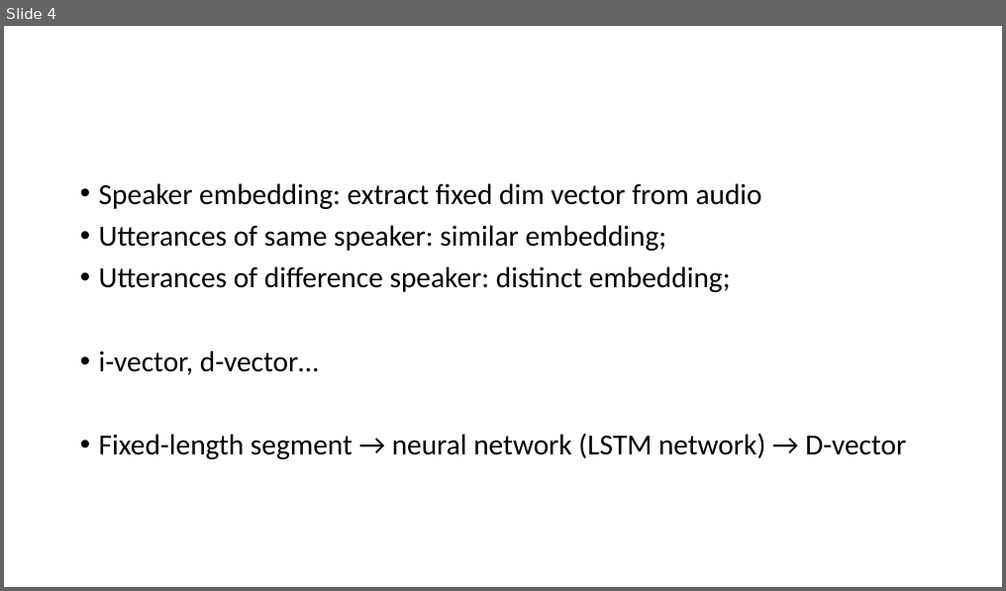
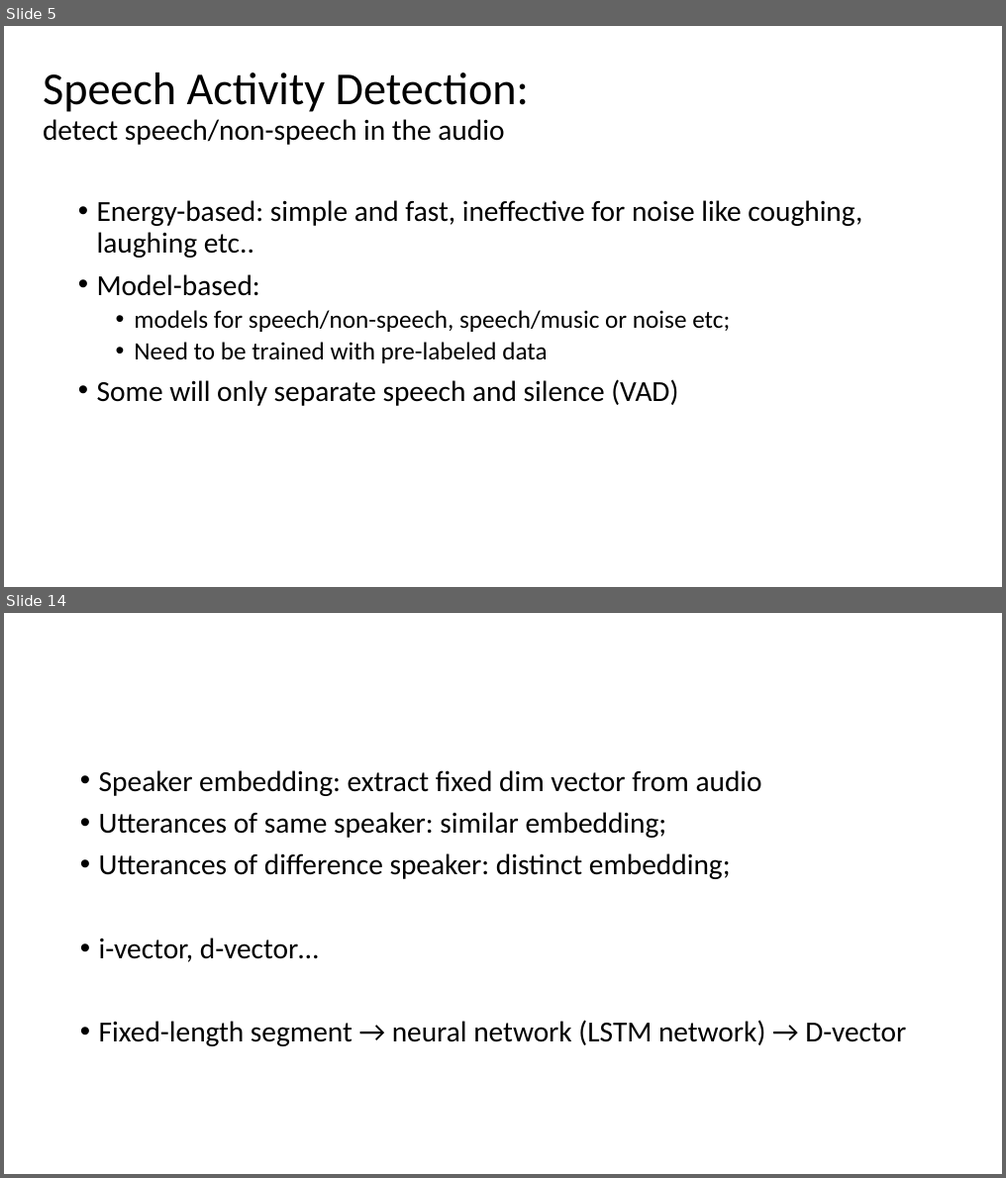
Before and after one commit to henryph/vba_project, a slide deck: speaker diarization.pptx. Shown one above the other, each under a label of ours: slide 4 before the commit, slides 5 and 14 after it; the slides between them are not shown. The pictures are 1006x591 and 1006x1178 pixels, drawn with LibreOffice and Linux fonts; fonts in the diff are those of the drawing. Boxes give left, top, right and bottom in pixels: in the first picture for what was removed or moved away, otherwise in the second. Text is boxed around its words. In the diff, an @@ line names an element or a change of style, - is before the commit and + after.

```diff
--- a/speaker diarization.pptx
+++ b/speaker diarization.pptx
@@ slide 5 added at <box>4,26,1002,587</box>, background #FFFFFF @@
@@ title added at <box>43,73,529,145</box>, 28 pt, text #000000 @@
+Speech Activity Detection:
+detect speech/non-speech in the audio
@@ text added at <box>97,200,862,406</box>, 28 pt, text #000000 @@
+• Energy-based: simple and fast, ineffective for noise like coughing, laughing etc..
+• Model-based:
+  • models for speech/non-speech, speech/music or noise etc;
+  • Need to be trained with pre-labeled data
+• Some will only separate speech and silence (VAD)
@@ what was slide 4 is now slide 14 @@
```
Also in this commit, not shown: 4 slides changed, 7 other slides added, 3 other files.
